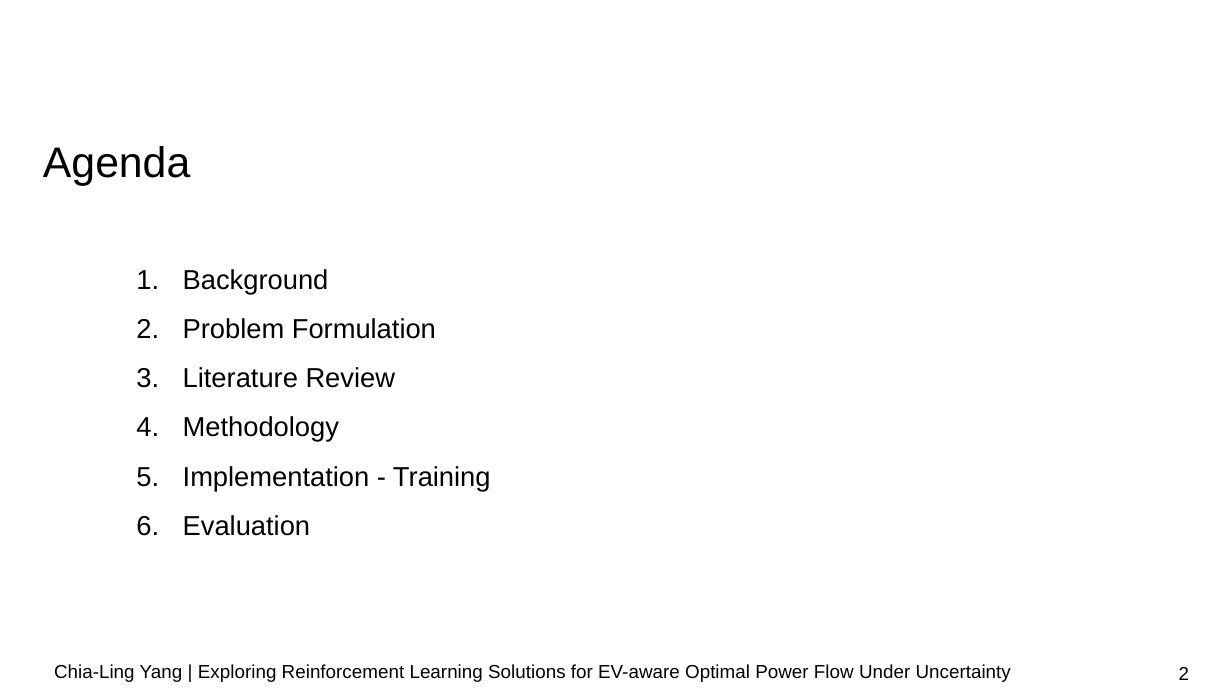
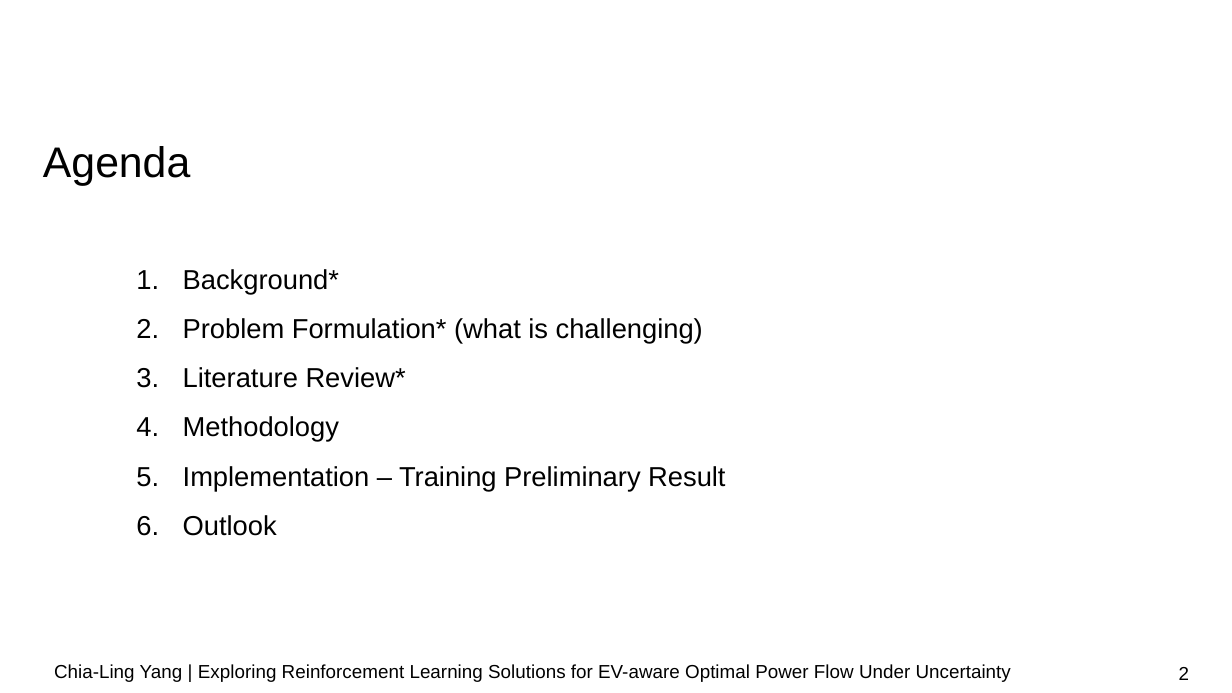
Before and after one commit to chialingyang7718/RL_OPF_EVaware, a slide deck: slide 2 of Mid-term Presentation.pptx. Drawn at 1232x693 pixels with LibreOffice and Linux fonts; fonts in the diff are those of the drawing; background and template pictures are left out. Boxes give left, top, right and bottom in pixels: in the first picture for what was removed or moved away, otherwise in the second. Text is boxed around its words. In the diff, an @@ line names an element or a change of style, - is before the commit and + after.

Commit message:
updated lit. review

```diff
--- a/Mid-term Presentation.pptx
+++ b/Mid-term Presentation.pptx
@@ text at box(183, 269, 703, 388): text changed @@
-1. Background
-2. Problem Formulation
-3. Literature Review
+1. Background*
+2. Problem Formulation* (what is challenging)
+3. Literature Review*
@@ text at box(183, 466, 725, 536): text changed @@
-5. Implementation - Training
-6. Evaluation
+5. Implementation – Training Preliminary Result
+6. Outlook
```
Also in this commit, not shown: 2 other slides changed, 1 other file.
